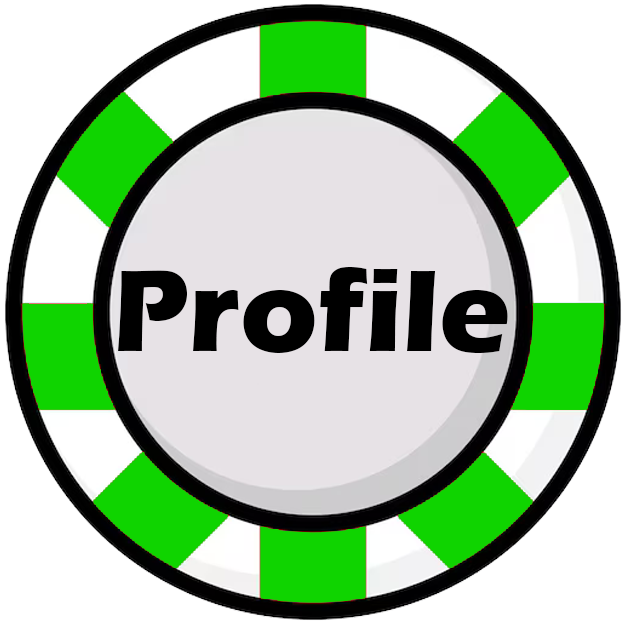
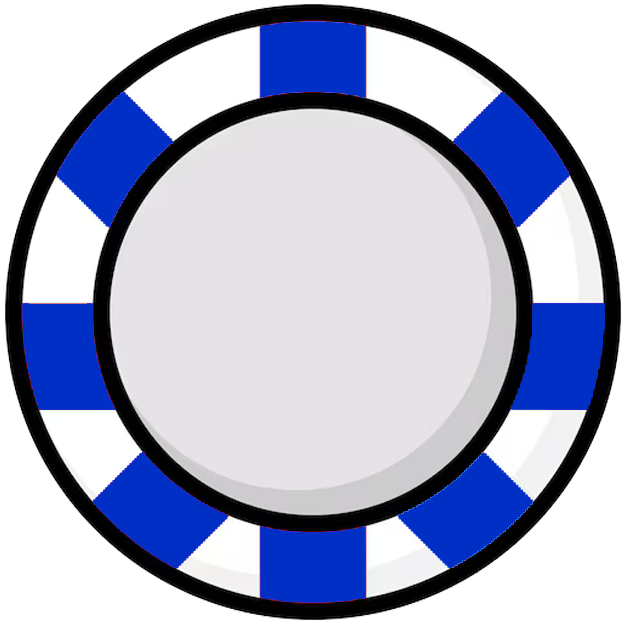
Layers edited between the first and the second 626 x 626 image:
hid "Profile" over [118, 267, 508, 353]
added layer "Layer 0 copy 3" above "Layer 0 copy 2" over [5, 4, 622, 621]
hid "Layer 0", painted on it over [5, 4, 622, 621]
showed "Layer 0 copy" over [5, 4, 622, 621]
